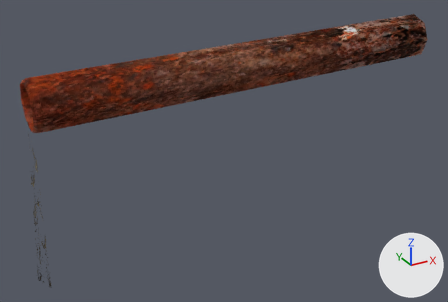
What one commit did to the glTF model models/Desague.glb.
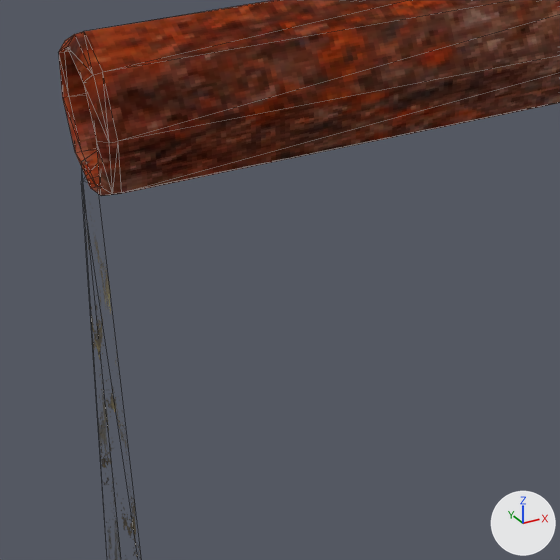
There are two pictures of each version: one whole from a camera (50 mm lens) standing at (-0.93, -3.48, 1.57) and looking at (1.0, 0.03, -0.18), one close up on the part from 0% to 42% of the width and 22% to 85% of the height. The lights are fixed; the arrows at lower right show +X, +Y and +Z. The close-ups show mesh edges as thin lines. Where no turn or scale is listed for an object, it has been applied to the vertices.
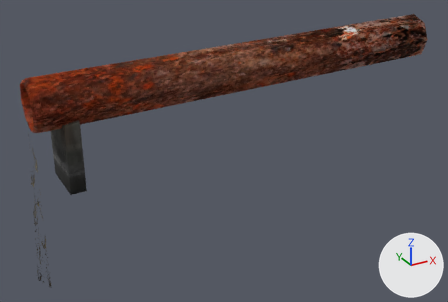
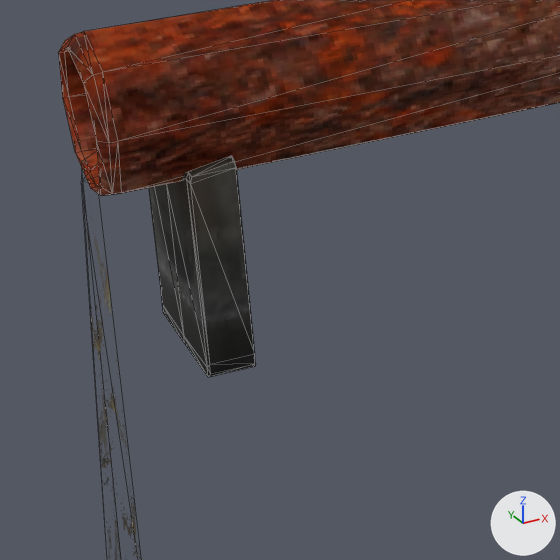
Scene script edits in JSON lines:
```json
{"op": "add", "block": "img_concrete_pillar", "code": ["img_concrete_pillar = load_image('concrete_pillar', '_unpacked/concrete_pillar', 852, 480, 'sRGB')"]}
{"op": "add", "block": "mat_concreto", "code": ["mat_concreto = principled_material('Concreto')", "mat_concreto.texture = img_concrete_pillar", "mat_concreto.roughness = 1.0"]}
{"op": "add", "block": "me_cube_041", "code": ["me_cube_041 = bpy.data.meshes.new('Cube.041')", "me_cube_041.from_pydata(...)  # 40 vertices, 76 faces; spans x -0.049..0.049, y -0.187..0.189, z -0.186..0.287", "me_cube_041.materials.append(mat_concreto)  # picture img_concrete_pillar"]}
{"op": "add", "block": "ob_cube_054", "code": ["ob_cube_054 = bpy.data.objects.new('Cube.054', me_cube_041)", "ob_cube_054.location = (-0.098, 0.009, 0.034)"]}
```

Where the change shows, as pixel boxes [x1, y1, x2, y2] in the close-ups (560 x 560 px):
```json
{"object": "Cube.054", "change": "added", "after": [149, 156, 256, 377], "on screen": "black"}
```
